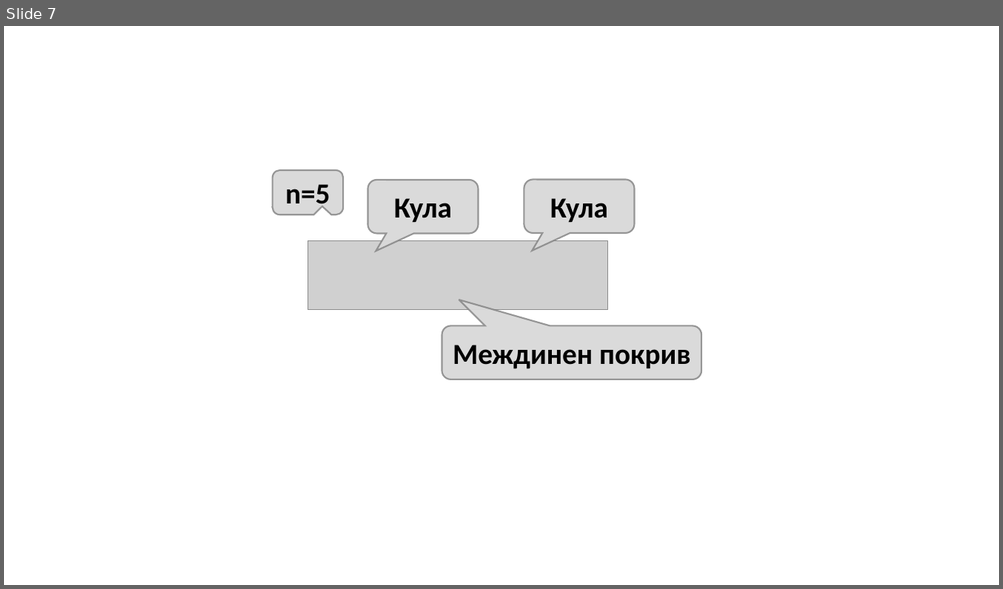
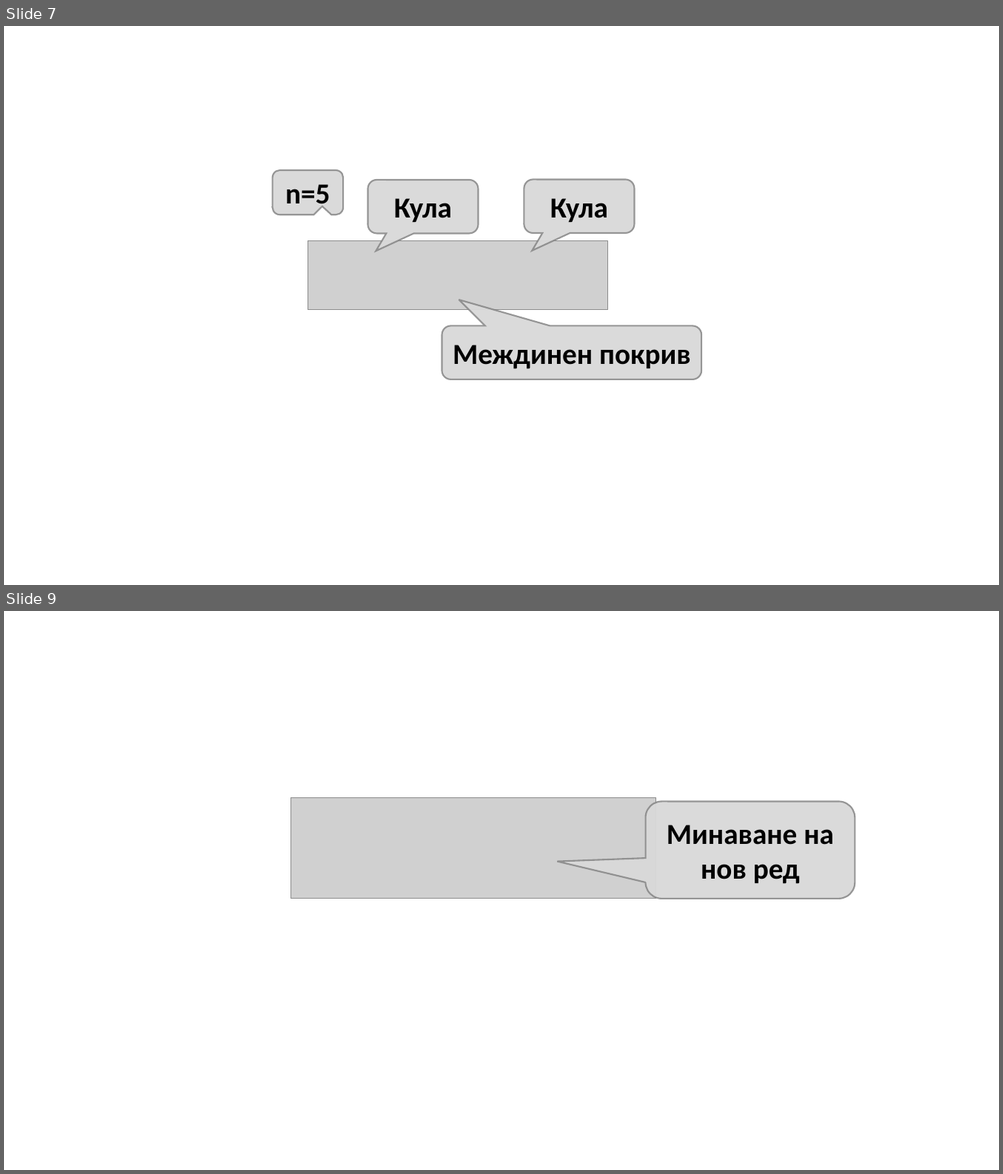
Before and after one commit to SoftUni/Programming-Basics-Book-CSharp-BG, a slide deck: assets/chapter-6-images/chapter-6-images.pptx. Shown one above the other, each under a label of ours: slide 7 before the commit, slides 7 and 9 after it; the slides between them are not shown. The pictures are 1003x589 and 1003x1174 pixels, drawn with LibreOffice and Linux fonts; fonts in the diff are those of the drawing; grey boxes stand for pictures. Boxes give left, top, right and bottom in pixels: in the first picture for what was removed or moved away, otherwise in the second. Text is boxed around its words. In the diff, an @@ line names an element or a change of style, - is before the commit and + after.

```diff
--- a/assets/chapter-6-images/chapter-6-images.pptx
+++ b/assets/chapter-6-images/chapter-6-images.pptx
@@ slide 9 added at (4,611,999,1170), background #FFFFFF @@
@@ picture added at (290,797,656,898) @@
@@ rounded speech box added at (646,801,855,898), fill #D9D9D9 at 95% opacity, outline #808080 1.5 pt, 28 pt, text #000000, bold @@
+Минаване на нов ред
```
Also in this commit, not shown: 3 other slides added, 7 other files.
